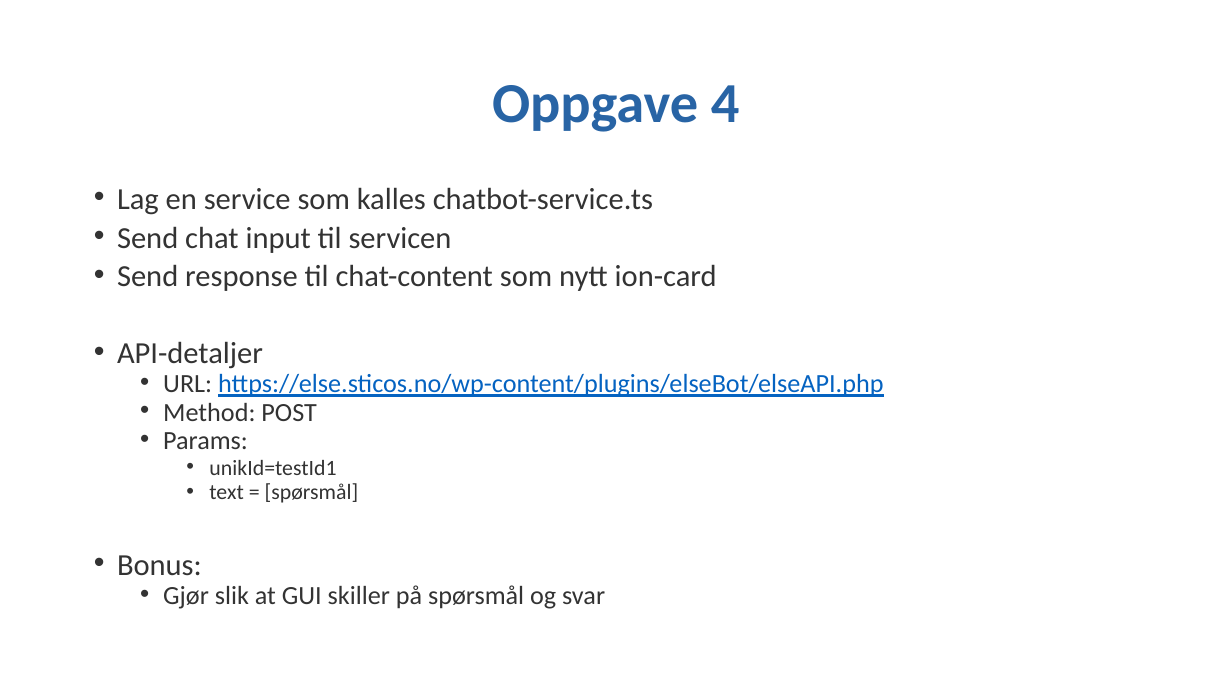
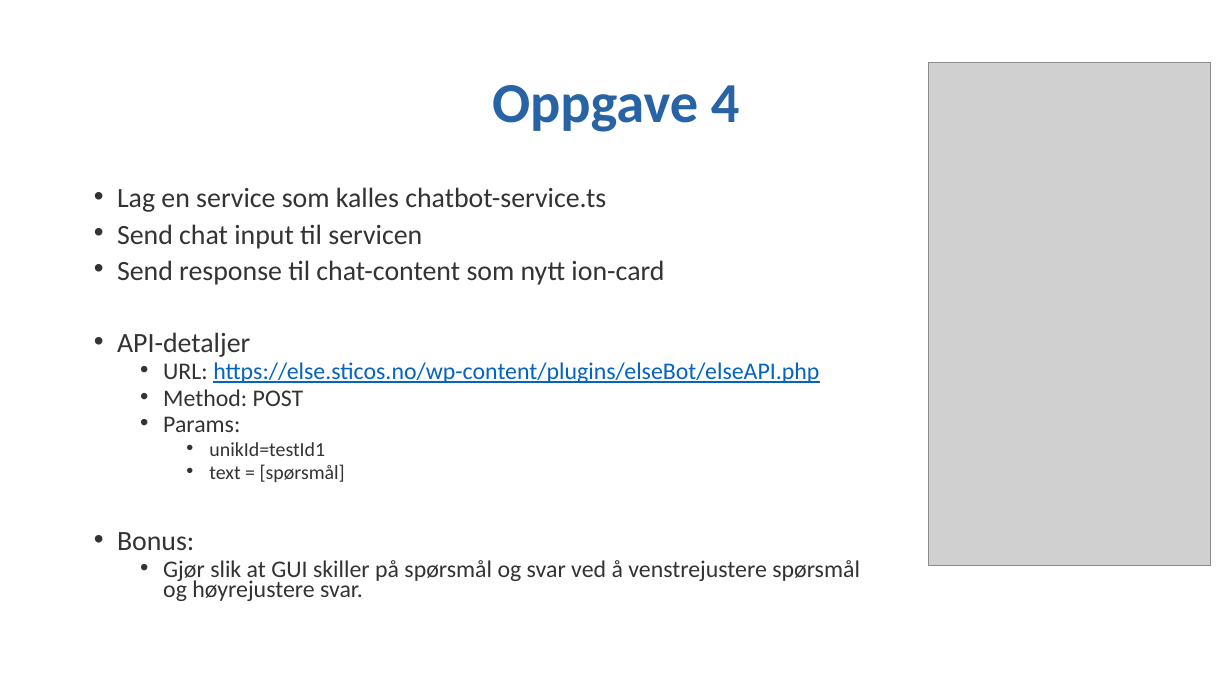
Before and after one commit to stiasta/foredrag, a slide deck: slide 19 of Ionic 2 workshop/Ionic 2 workshop.pptx (slide 16 before the commit). Drawn at 1232x693 pixels with LibreOffice and Linux fonts; fonts in the diff are those of the drawing; grey boxes stand for pictures; background and template pictures are left out. Boxes give left, top, right and bottom in pixels: in the first picture for what was removed or moved away, otherwise in the second. Text is boxed around its words. In the diff, an @@ line names an element or a change of style, - is before the commit and + after.

Commit message:
lagt til bonus oppgave i oppgave 4 og startet oppgave 5

```diff
--- a/Ionic 2 workshop/Ionic 2 workshop.pptx
+++ b/Ionic 2 workshop/Ionic 2 workshop.pptx
@@ picture added at (929, 63, 1211, 566) @@
@@ text at (117, 187, 819, 550): size 23.8 to 21.7 pt in "Lag en service som kalles chatbot-service.ts", "Send chat input til servicen", "Send response til chat-content som nytt ion-card", "API-detaljer" and 1 more places; size 20.4 to 18.6 pt in "URL: https://else.sticos.no/wp-content/plugins/elseBot/elseA ...", "Method: POST", "Params:"; size 17 to 15.5 pt in "unikId=testId1", "text = [spørsmål]" @@
@@ text at (163, 560, 860, 601): text changed; size 20.4 to 18.6 pt @@
-  • Gjør slik at GUI skiller på spørsmål og svar
+  • Gjør slik at GUI skiller på spørsmål og svar ved å venstrejustere spørsmål og høyrejustere svar.
```
Also in this commit, not shown: 4 slides added, 3 other files.
